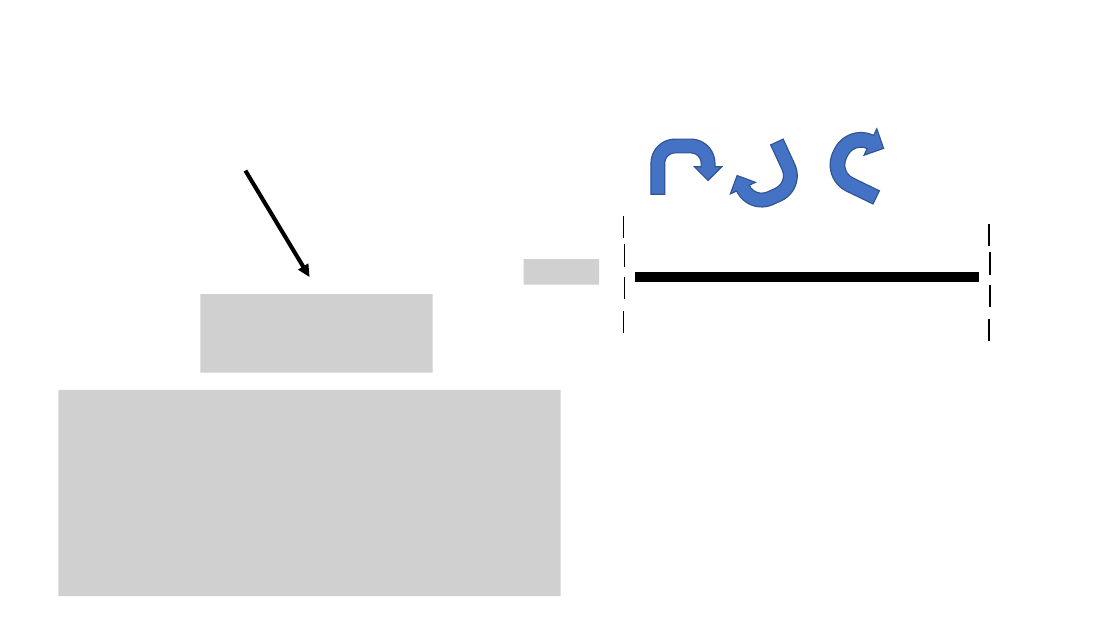
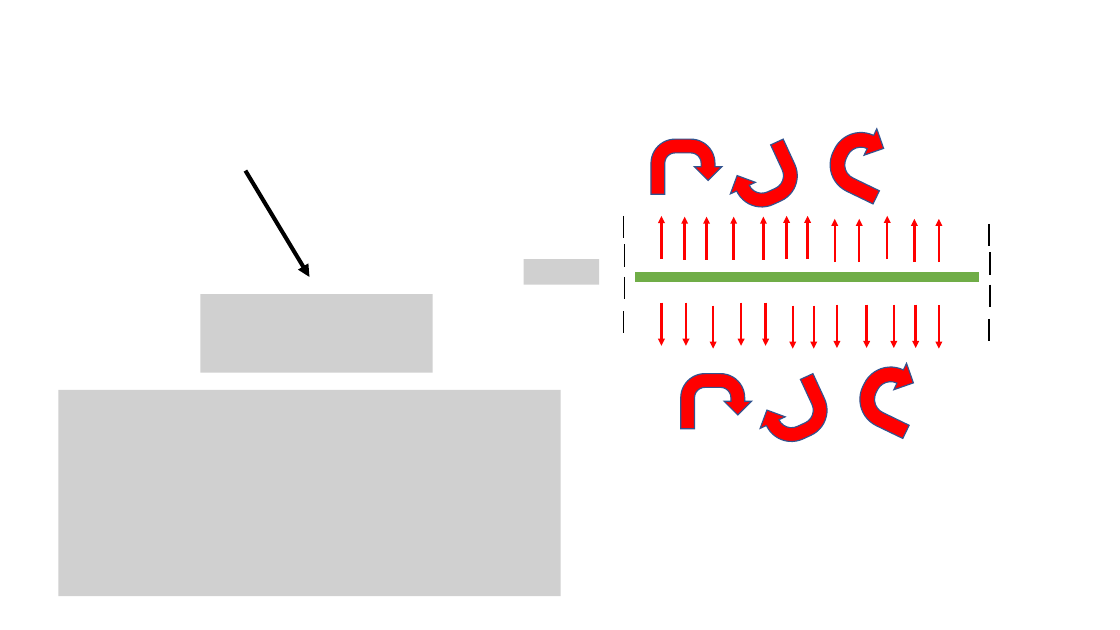
Before and after one commit to nicolasraabramm/BiometeorologiaR, a slide deck: slide 5 of SensibleHeat_Tutorial.pptx (slide 4 before the commit). Drawn at 1120x630 pixels with LibreOffice and Linux fonts; fonts in the diff are those of the drawing; grey boxes stand for pictures. Boxes give left, top, right and bottom in pixels: in the first picture for what was removed or moved away, otherwise in the second. Text is boxed around its words. In the diff, an @@ line names an element or a change of style, - is before the commit and + after.

```diff
--- a/SensibleHeat_Tutorial.pptx
+++ b/SensibleHeat_Tutorial.pptx
@@ fill #4472C4 to #FF0000 in 3 elements at (651, 139, 722, 195), (719, 139, 807, 219), (821, 117, 904, 204) @@
@@ arrow added from (662, 260) to (662, 216), #FF0000 2 pt @@
@@ arrow added from (685, 260) to (685, 217), #FF0000 2 pt @@
@@ arrow added from (707, 260) to (707, 217), #FF0000 2 pt @@
@@ arrow added from (734, 260) to (734, 217), #FF0000 2 pt @@
@@ arrow added from (764, 260) to (764, 217), #FF0000 2 pt @@
@@ arrow added from (786, 260) to (786, 216), #FF0000 2 pt @@
@@ arrow added from (807, 260) to (807, 216), #FF0000 2 pt @@
@@ arrow added from (835, 262) to (835, 219), #FF0000 2 pt @@
@@ arrow added from (860, 262) to (860, 219), #FF0000 2 pt @@
@@ arrow added from (887, 260) to (887, 216), #FF0000 2 pt @@
@@ arrow added from (915, 262) to (915, 219), #FF0000 2 pt @@
@@ arrow added from (939, 262) to (939, 219), #FF0000 2 pt @@
@@ line (635, 277) - (980, 277): stroke #000000 8 pt to #70AD47 8 pt @@
@@ group added at (662, 302, 939, 349): 12 arrows @@
@@ uturn arrow added at (850, 351, 933, 439), fill #FF0000, outline #325491 1 pt @@
@@ uturn arrow added at (681, 374, 751, 429), fill #FF0000, outline #325491 1 pt @@
@@ uturn arrow added at (749, 373, 836, 453), fill #FF0000, outline #325491 1 pt @@
```
Also in this commit, not shown: 1 slide added.
